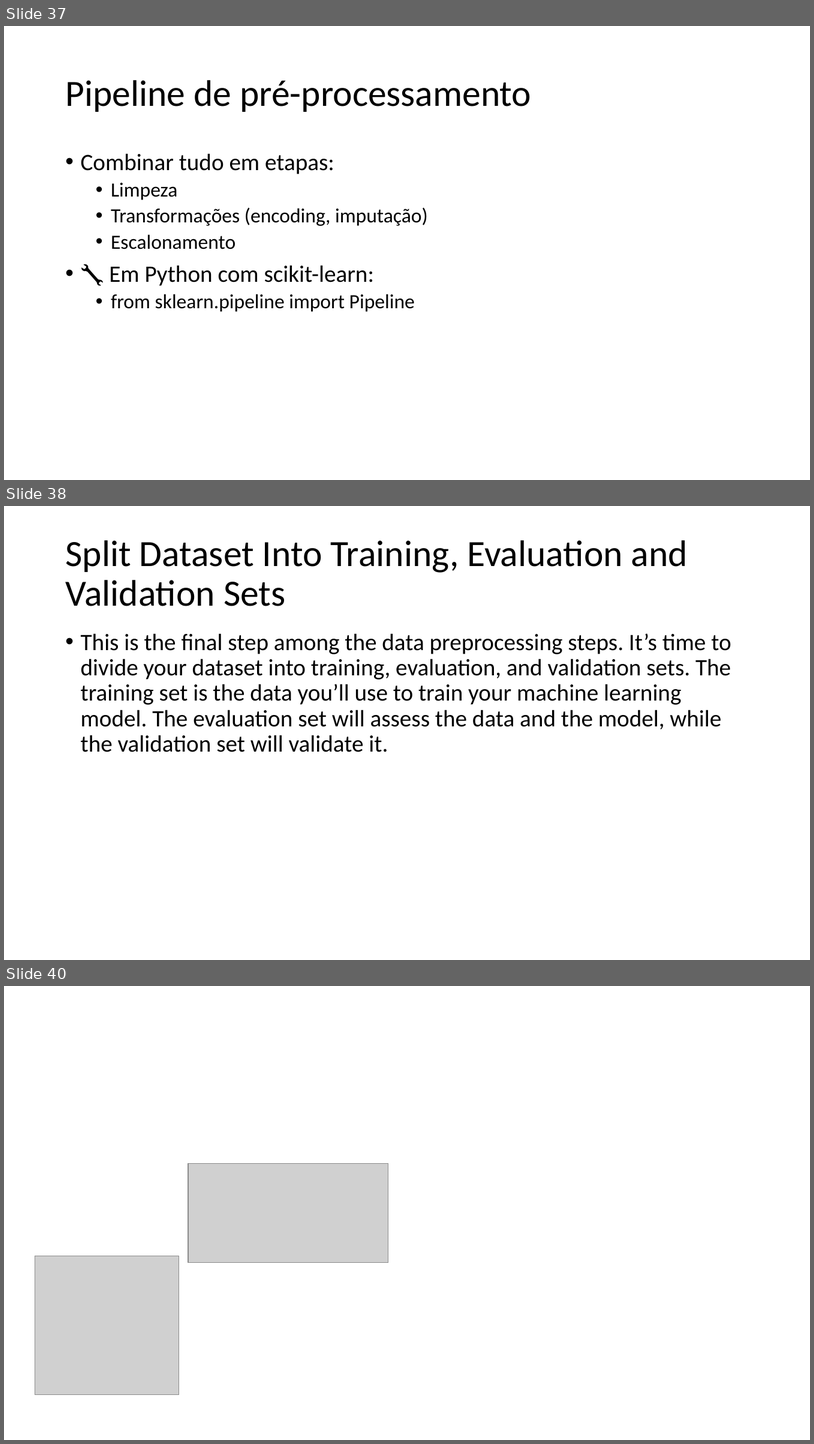
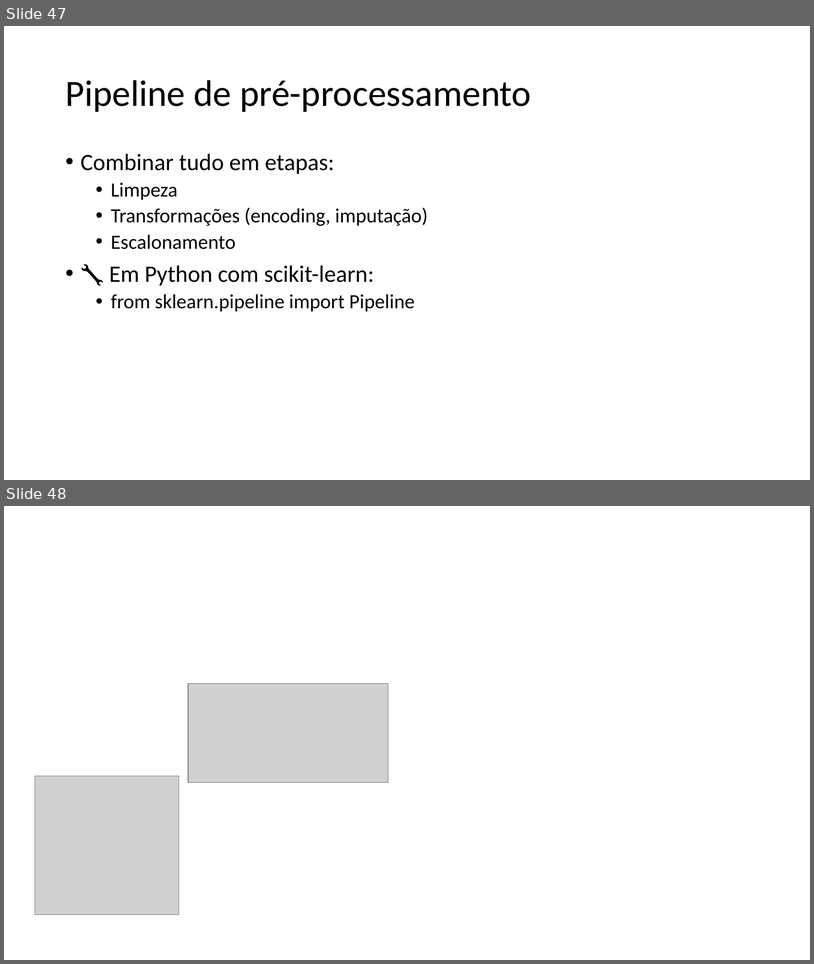
Before and after one commit to zz4fap/c24_inteligencia_artificial, a slide deck: slides/C24_Transformações.pptx. Shown one above the other, each under a label of ours: slides 37, 38 and 40 before the commit, slides 47 and 48 after it; the slides between them are not shown. The pictures are 814x1444 and 814x964 pixels, drawn with LibreOffice and Linux fonts; fonts in the diff are those of the drawing; grey boxes stand for pictures. Boxes give left, top, right and bottom in pixels: in the first picture for what was removed or moved away, otherwise in the second. Text is boxed around its words. In the diff, an @@ line names an element or a change of style, - is before the commit and + after.

```diff
--- a/slides/C24_Transformações.pptx
+++ b/slides/C24_Transformações.pptx
@@ slide 38 removed at [4,506,810,960], background #FFFFFF @@
@@ title removed at [65,540,688,606] @@
-Split Dataset Into Training, Evaluation and Validation Sets
@@ text removed at [81,633,731,752] @@
-• This is the final step among the data preprocessing steps. It’s time to divide your dataset into training, evaluation, and validation sets. The training set is the data you’ll use to train your machine learning model. The evaluation set will assess the data and the model, while the validation set will validate it.
@@ what was slide 37 is now slide 47 @@
@@ what was slide 40 is now slide 48 @@
```
Also in this commit, not shown: 2 slides changed, 9 slides added.
